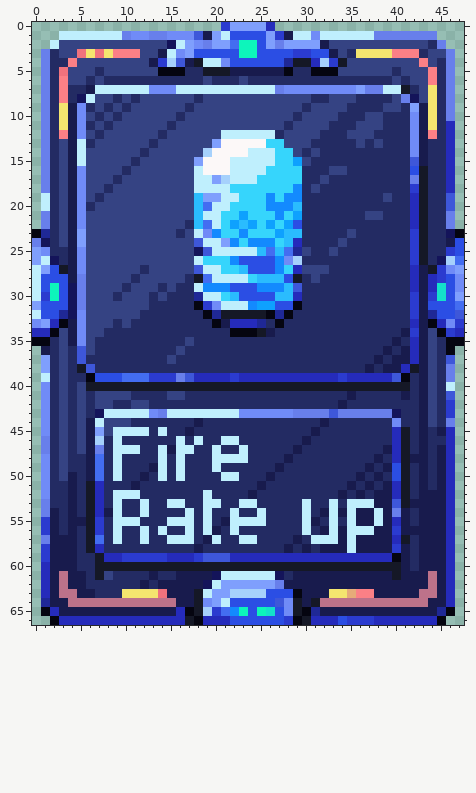
File history of a pixel-art file, assets/upgradeFireRate.aseprite. Above, as it was before the edit.
48x67 pixels, 1 frame.
The result:
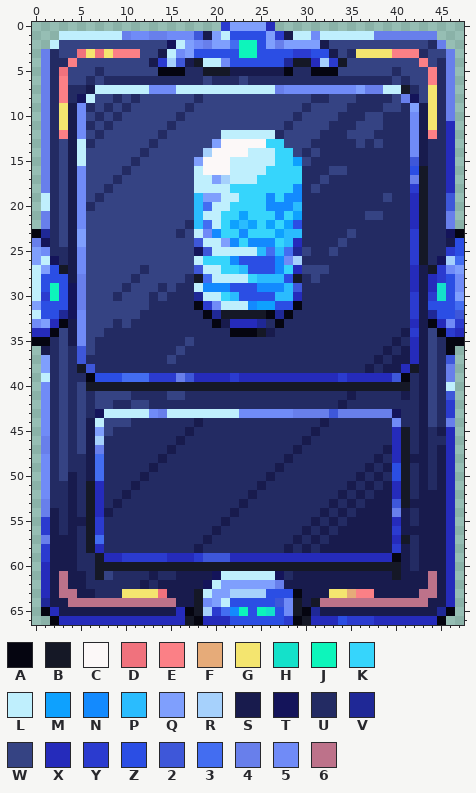
Palette (. is transparent): A #050510  B #151826  C #fcf8f8  D #f0727d  E #fb8086  F #e6ab79  G #f4e56f  H #14e1ca  J #0df5bb  K #36d5fc  L #bfeffd  M #0ea1fe  N #138afe  P #2abcfe  Q #7f9ffd  R #a6d1fc  S #181b4d  T #14145a  U #232b63  V #1f2896  W #354383  X #252bbb  Y #2b3bcf  Z #2b4ee4  2 #3e57d9  3 #436df1  4 #687feb  5 #708bf7  6 #bd728a
Message: Improved pause menue and added localized upgrade description!
Diff:
Layer "Text":
y 45: x 9..12 LLLL -> UUUU; x 14 L -> U
y 46: x 9 L -> U; x 16 L -> S; x 18 L -> U; x 21..22 LL -> UU
y 47: x 9..11 LLL -> UUU; x 14 L -> U; x 16..17 LL -> UU; x 20 L -> U; x 23 L -> U
y 48: x 9 L -> U; x 14 L -> S; x 16 L -> U; x 20..23 LLLL -> UUUU
y 49: x 9 L -> U; x 14 L -> U; x 16 L -> U; x 20 L -> U
y 50: x 9 L -> U; x 14 L -> U; x 16 L -> U; x 21..22 LL -> UU
y 52: x 9..11 LLL -> USU; x 19 L -> U
y 53: x 9 L -> S; x 12 L -> U; x 15..16 LL -> UU; x 19..20 LL -> UU; x 23..24 LL -> SU; x 30 L -> U; x 33 L -> S; x 35..37 LLL -> SUS
y 54: x 9 L -> U; x 12 L -> U; x 17 L -> U; x 19 L -> U; x 22 L -> S; x 25 L -> U; x 30 L -> U; x 33 L -> U; x 35 L -> U; x 38 L -> S
y 55: x 9..11 LLL -> UUU; x 15..17 LLL -> UUU; x 19 L -> U; x 22..25 LLLL -> UUUU; x 30 L -> U; x 33 L -> S; x 35 L -> S; x 38 L -> S
y 56: x 9 L -> U; x 12 L -> U; x 14 L -> U; x 17 L -> U; x 19 L -> U; x 22 L -> U; x 30 L -> S; x 33 L -> U; x 35..37 LLL -> SSS
y 57: x 9 L -> U; x 12 L -> U; x 15..17 LLL -> UUU; x 20 L -> U; x 23..24 LL -> UU; x 31..33 LLL -> SUS; x 35 L -> S
y 58: x 35 L -> S
